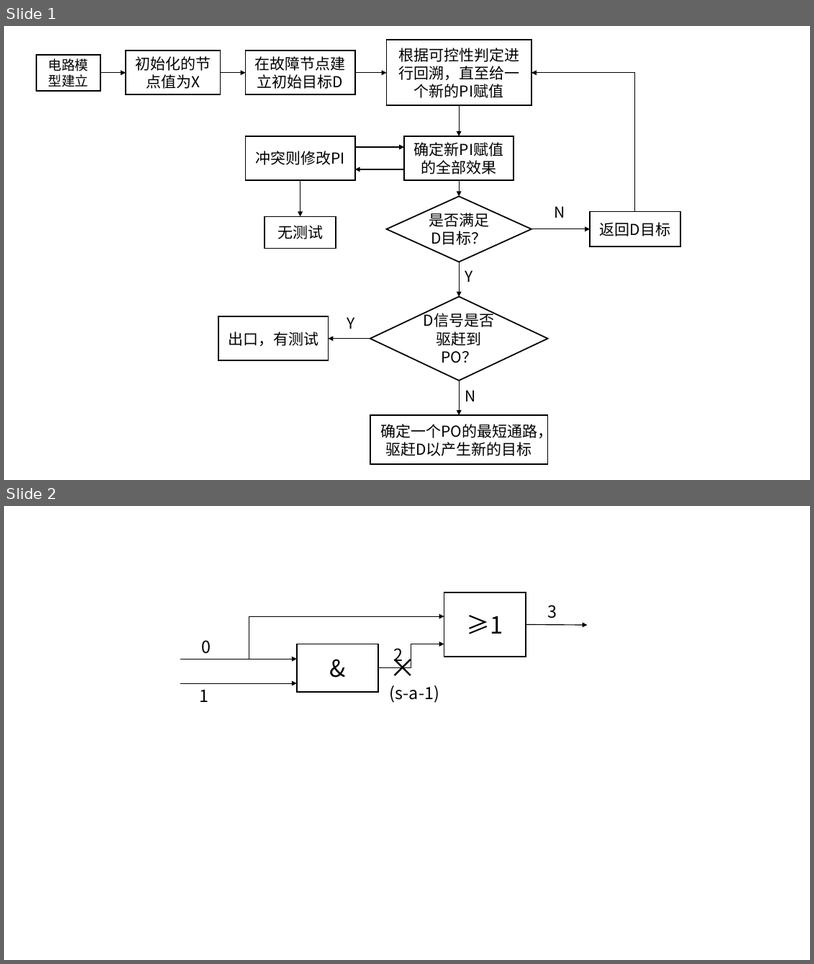
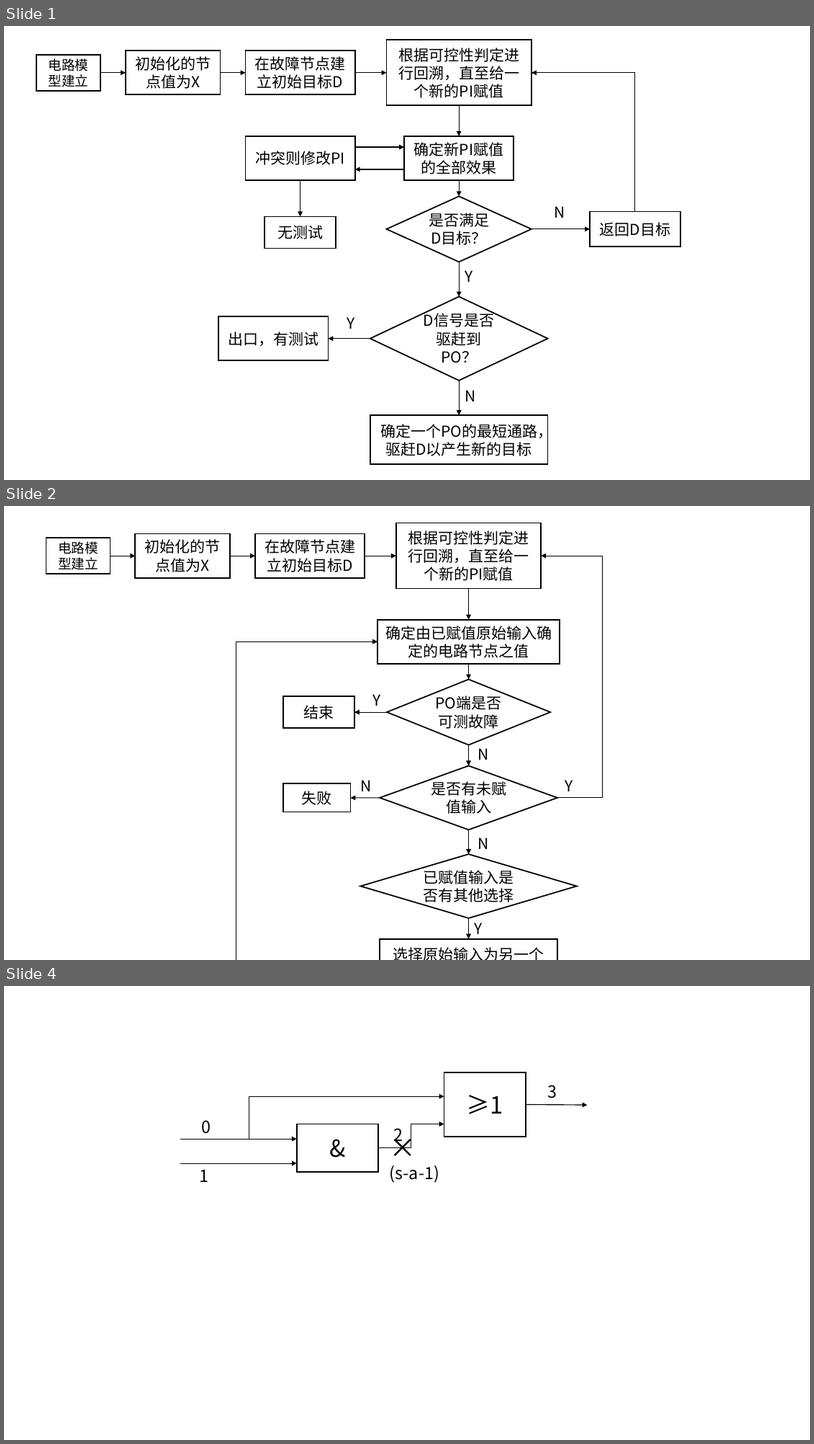
Before and after one commit to kcujy233/D-PODEM, a slide deck: model.pptx. Shown one above the other, each under a label of ours: slides 1 and 2 before the commit, slides 1, 2 and 4 after it; the slides between them are not shown. The pictures are 814x964 and 814x1444 pixels, drawn with LibreOffice and Linux fonts; fonts in the diff are those of the drawing. Boxes give left, top, right and bottom in pixels: in the first picture for what was removed or moved away, otherwise in the second. Text is boxed around its words. In the diff, an @@ line names an element or a change of style, - is before the commit and + after.

```diff
--- a/model.pptx
+++ b/model.pptx
@@ slide 2 added at (x1=4, y1=506, x2=810, y2=960), background #FFFFFF @@
@@ group added at (x1=46, y1=523, x2=603, y2=960): 10 arrows, 8 rectangles, 6 texts, 3 diamonds, 2 elbow arrows @@
+电路模型建立
+初始化的节点值为X
+在故障节点建立初始目标D
+根据可控性判定进行回溯，直至给一个新的PI赋值
+确定由已赋值原始输入确定的电路节点之值
+结束
+失败
+选择原始输入为另一个可能的取值
+PO端是否可测故障
+是否有未赋值输入
+Y
+N
+已赋值输入是否有其他选择
+Y
+N
+Y
+N
@@ what was slide 2 is now slide 4 @@
```
Also in this commit, not shown: 1 other slide added, 1 other file.
